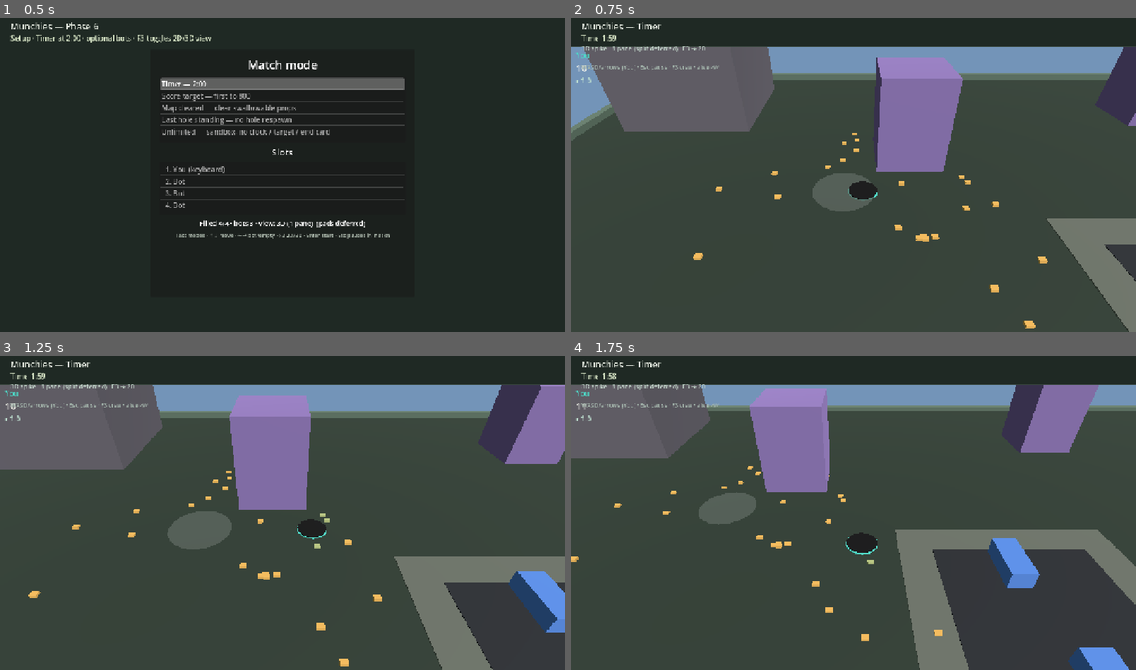
Above: before the commit, frames 1-4 (two rows, left to right).
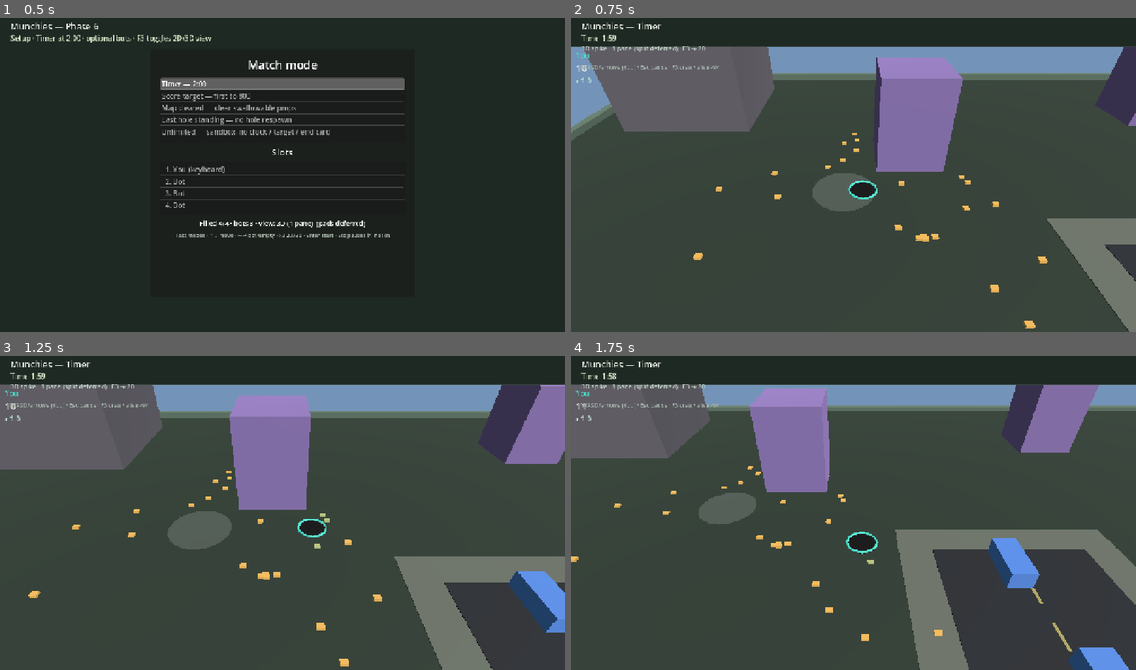
Above: after the commit, the same moments.

Repository: yelsayd/munchies
Game: Godot game, scene res://scenes/main.tscn
The game is run twice, just before and just after one commit, with the same random seed, the same clock (stepped at 60 frames per second) and the same inputs.
Inputs:
- Up to frame 1 (0.5 s): no input
- Up to frame 2 (0.75 s): tap Enter (confirm) at 0.5, 0.6 s; hold D (move_right) from 0.53 s (still down)
- Up to frame 3 (1.25 s): keep holding D (move_right)
- Up to frame 4 (1.75 s): release D (move_right) at 1.28 s; hold S (move_down) from 1.28 s (still down); tap Tab at 1.35 s

Frame 1 is identical in both runs. In frame 2, 0.1% of the frame differs, in the area x 49-55%, y 51-58%; in frame 3, 0.1%; in frame 4, 0.2%, in the area x 48-89%, y 55-95%.

Commit message:
Raise 3D hole rim above roads and add lane dashes.
Pit fill, torus rim, and swallow flash sit above pavement so borders
are not buried. Road centerlines match the 2D dash pattern.

Co-authored-by: Yasser Elsayed <yelsayd@users.noreply.github.com>

Diff:
--- a/scripts/world_view_3d.gd
+++ b/scripts/world_view_3d.gd
@@ -14,9 +14,15 @@
 const COL_GROUND := Color(0.18, 0.23, 0.19)
 const COL_SIDEWALK := Color(0.42, 0.44, 0.40)
 const COL_ROAD := Color(0.16, 0.17, 0.19)
+const COL_LANE := Color(0.78, 0.72, 0.42, 0.85)
 const COL_PARK := Color(0.24, 0.38, 0.24)
 const COL_BORDER := Color(0.38, 0.46, 0.40)
 const SIDEWALK_M := 2.2
+## Road top ≈ 0.085 m; hole fill/rim/flash sit clearly above so roads never occlude them.
+const HOLE_FILL_Y := 0.10
+const HOLE_RIM_Y := 0.145
+const HOLE_FLASH_Y := 0.17
+const LANE_Y := 0.095
 
 ## Set by main.gd (World3D may live under a SubViewport).
 var host: Node = null
@@ -65,7 +71,8 @@
 	if sim == null or sim.holes.is_empty():
 		return
 
-	var seed_key: int = hash(sim.map_half) ^ (sim.roads.size() * 17) ^ (sim.parks.size() * 31)
+	# Include a layout version so lane dashes / raised hole fill rebuild on upgrade.
+	var seed_key: int = hash(sim.map_half) ^ (sim.roads.size() * 17) ^ (sim.parks.size() * 31) ^ 3
 	if seed_key != _static_seed:
 		_rebuild_static(sim)
 		_static_seed = seed_key
@@ -122,6 +129,7 @@
 			Vector3(road.size.x, 0.05, road.size.y),
 			COL_ROAD
 		))
+		_add_lane_dashes(road)
 
 	# Spawn pads
 	for pad_v in MunchiesSim.SPAWN_PADS:
@@ -129,6 +137,36 @@
 		_static_root.add_child(_make_cylinder(
 			Vector3(pad.x, 0.07, pad.y), 2.2, 0.05, Color(0.32, 0.36, 0.33, 0.7)
 		))
+
+
+func _add_lane_dashes(road: Rect2) -> void:
+	## Same dash pattern as 2D world_view (meters); centers along the road midline.
+	var horizontal: bool = road.size.x >= road.size.y
+	var dash := 1.6
+	var gap := 1.2
+	var thick := 0.18
+	if horizontal:
+		var z: float = road.position.y + road.size.y * 0.5
+		var x: float = road.position.x + dash * 0.5
+		var end_x: float = road.position.x + road.size.x - dash * 0.5
+		while x < end_x:
+			_static_root.add_child(_make_box(
+				Vector3(x, LANE_Y, z),
+				Vector3(dash, 0.03, thick),
+				COL_LANE
+			))
+			x += dash + gap
+	else:
+		var x: float = road.position.x + road.size.x * 0.5
+		var z: float = road.position.y + dash * 0.5
+		var end_z: float = road.position.y + road.size.y - dash * 0.5
+		while z < end_z:
+			_static_root.add_child(_make_box(
+				Vector3(x, LANE_Y, z),
+				Vector3(thick, 0.03, dash),
+				COL_LANE
+			))
+			z += dash + gap
 
 
 func _sync_props(sim: MunchiesSim) -> void:
@@ -168,6 +206,13 @@
 		var id: int = int(hole["id"])
 		seen[id] = true
 		var root: Node3D = _hole_nodes.get(id) as Node3D
+		# Recreate if this is a pre-torus hole (rim was a flat cylinder buried under roads).
+		if root != null:
+			var rim_n: MeshInstance3D = root.get_node_or_null("Rim") as MeshInstance3D
+			if rim_n == null or not (rim_n.mesh is TorusMesh):
+				root.queue_free()
+				_hole_nodes.erase(id)
+				root = null
 		if root == null:
 			root = _make_hole_node(hole)
 			_holes_root.add_child(root)
@@ -344,51 +389,53 @@
 	var root := Node3D.new()
 	root.name = "Hole_%d" % int(hole["id"])
 
-	# Dark pit disc (slightly recessed).
+	# Dark fill sits ABOVE roads/sidewalks so pavement never punches through the pit.
 	var pit := MeshInstance3D.new()
 	pit.name = "Pit"
 	var cyl := CylinderMesh.new()
 	cyl.top_radius = 1.0
-	cyl.bottom_radius = 0.85
-	cyl.height = 0.35
+	cyl.bottom_radius = 1.0
+	cyl.height = 0.08
 	cyl.radial_segments = 32
 	pit.mesh = cyl
 	pit.material_override = _mat(Color(0.03, 0.03, 0.04))
-	pit.position.y = -0.05
+	pit.position.y = HOLE_FILL_Y
 	root.add_child(pit)
 
-	# Inner shadow disc
+	# Deeper inner shadow (still above road top).
 	var inner := MeshInstance3D.new()
 	inner.name = "Inner"
 	var ic := CylinderMesh.new()
 	ic.top_radius = 0.72
 	ic.bottom_radius = 0.72
-	ic.height = 0.08
+	ic.height = 0.06
 	ic.radial_segments = 24
 	inner.mesh = ic
 	inner.material_override = _mat(Color(0.01, 0.01, 0.015))
-	inner.position.y = 0.02
+	inner.position.y = HOLE_FILL_Y + 0.02
 	root.add_child(inner)
 
-	# Colored rim torus (approximated as thin flat ring cylinder).
+	# Colored rim as a real torus so it reads as a border, not a disc under roads.
 	var rim := MeshInstance3D.new()
 	rim.name = "Rim"
-	var rc := CylinderMesh.new()
-	rc.top_radius = 1.05
-	rc.bottom_radius = 1.05
-	rc.height = 0.12
-	rc.radial_segments = 32
-	rim.mesh = rc
+	var torus := TorusMesh.new()
+	torus.inner_radius = 0.90
+	torus.outer_radius = 1.06
+	torus.rings = 12
+	torus.ring_segments = 32
+	rim.mesh = torus
+	rim.position.y = HOLE_RIM_Y
 	root.add_child(rim)
 
 	var flash := MeshInstance3D.new()
 	flash.name = "Flash"
-	var fc := CylinderMesh.new()
-	fc.top_radius = 1.15
-	fc.bottom_radius = 1.15
-	fc.height = 0.06
-	fc.radial_segments = 32
-	flash.mesh = fc
+	var ft := TorusMesh.new()
+	ft.inner_radius = 0.98
+	ft.outer_radius = 1.18
+	ft.rings = 10
+	ft.ring_segments = 32
+	flash.mesh = ft
+	flash.position.y = HOLE_FLASH_Y
 	flash.material_override = _mat(Color(1, 1, 1, 0.0), true)
 	flash.visible = false
 	root.add_child(flash)
